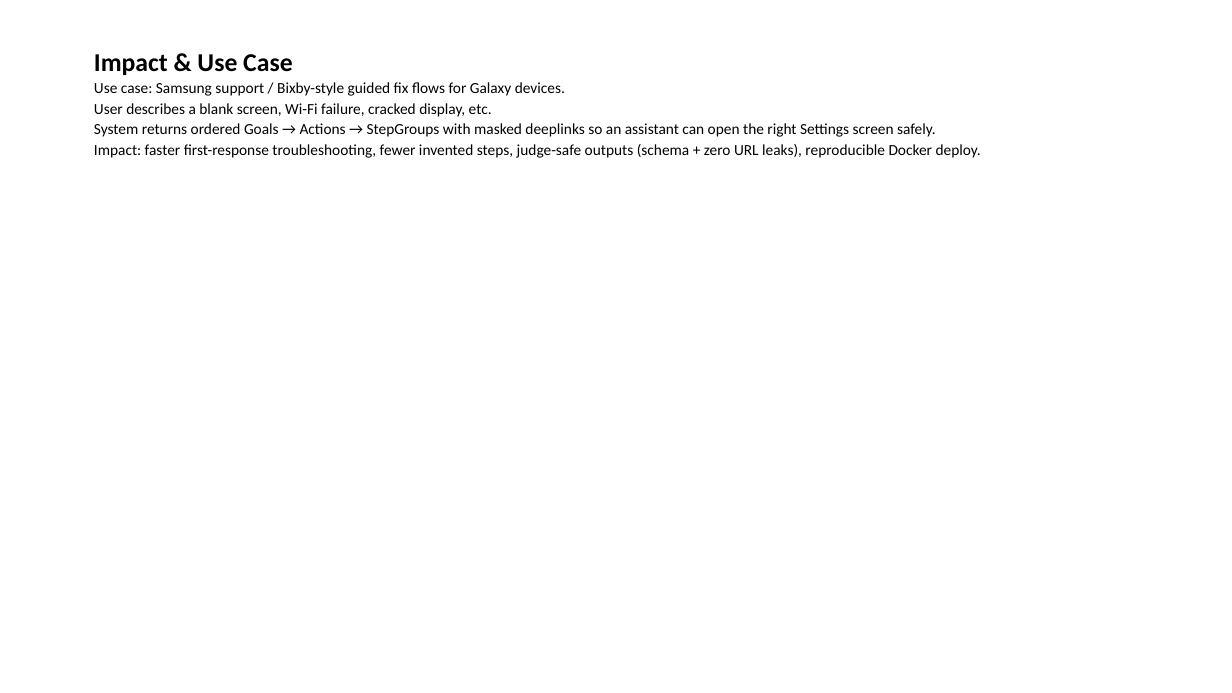
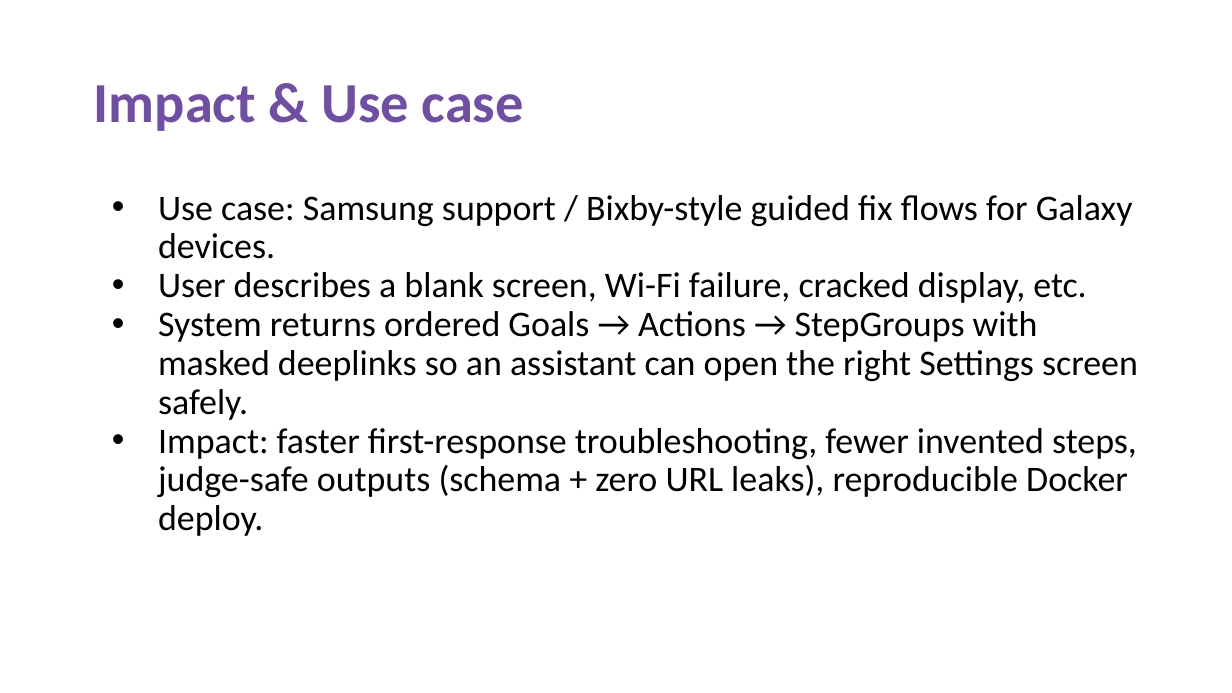
Before and after one commit to visshva-r/SRM_ThinkLoop_Theme2, a slide deck: slide 7 of submission/SRM_ThinkLoop_Submission.pptx. Drawn at 1232x693 pixels with LibreOffice and Linux fonts; fonts in the diff are those of the drawing. Boxes give left, top, right and bottom in pixels: in the first picture for what was removed or moved away, otherwise in the second. Text is boxed around its words. In the diff, an @@ line names an element or a change of style, - is before the commit and + after.

```diff
--- a/submission/SRM_ThinkLoop_Submission.pptx
+++ b/submission/SRM_ThinkLoop_Submission.pptx
@@ title at (x1=94, y1=85, x2=524, y2=131): text changed; size 12 to 44 pt; text colour #000000 to #704EA6; bold on @@
-Impact & Use Case
-Use case: Samsung support / Bixby-style guided fix flows for Galaxy devices.
-User describes a blank screen, Wi-Fi failure, cracked display, etc.
-System returns ordered Goals → Actions → StepGroups with masked deeplinks so an assistant can open the right Settings screen safely.
-Impact: faster first-response troubleshooting, fewer invented steps, judge-safe outputs (schema + zero URL leaks), reproducible Docker deploy.
+Impact & Use case
@@ text added at (x1=158, y1=195, x2=1138, y2=536), 28 pt, text #000000 @@
+• Use case: Samsung support / Bixby-style guided fix flows for Galaxy devices.
+• User describes a blank screen, Wi-Fi failure, cracked display, etc.
+• System returns ordered Goals → Actions → StepGroups with masked deeplinks so an assistant can open the right Settings screen safely.
+• Impact: faster first-response troubleshooting, fewer invented steps, judge-safe outputs (schema + zero URL leaks), reproducible Docker deploy.
```
Also in this commit, not shown: 10 other slides changed, 1 other file.
